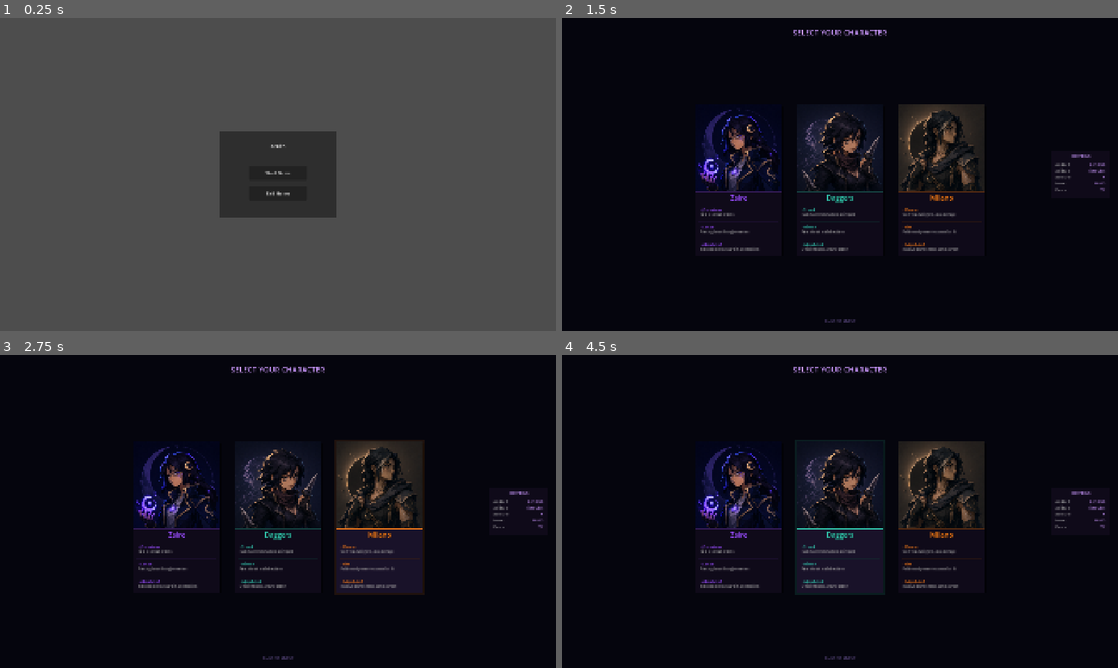
Above: before the commit, frames 1-4 (two rows, left to right).
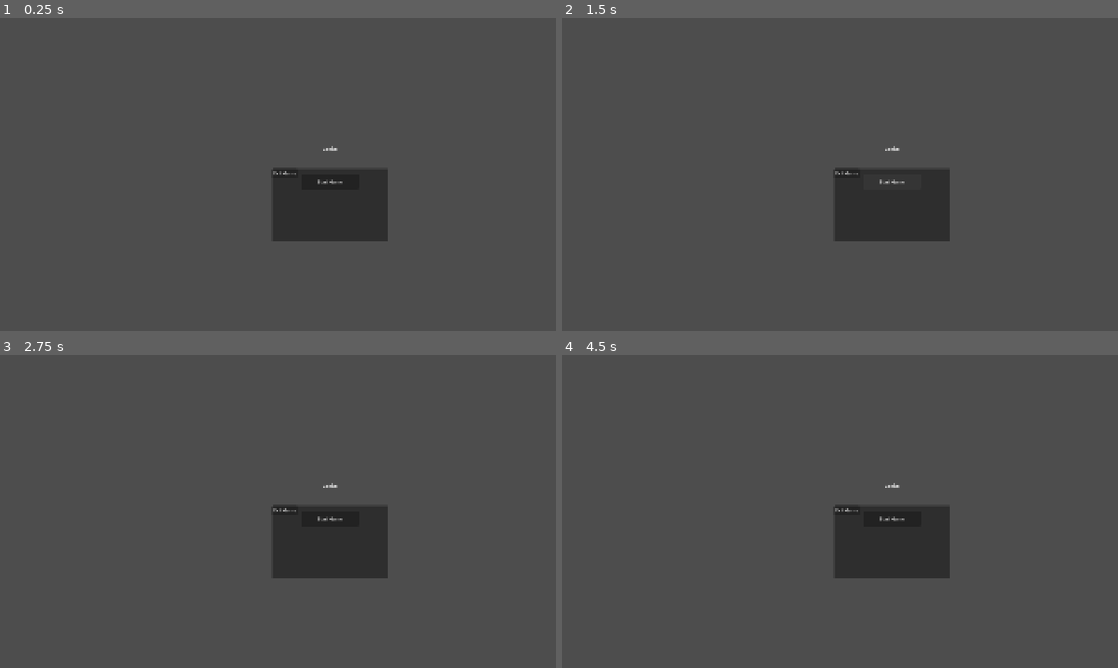
Above: after the commit, the same moments.

Repository: Himanshu-Jorwal/Disorder
Game: Godot game, scene res://Scenes/Menu/bootstrap.tscn
The game is run twice, just before and just after one commit, with the same random seed, the same clock (stepped at 60 frames per second) and the same inputs.
Inputs (mouse positions are in pixels of both pictures, inside the frame that each line leads up to):
- Up to frame 1 (0.25 s): no input
- Up to frame 2 (1.5 s): click "Start Game" at 0.5 s; click (890, 180) at 1.25 s, where only the run after the commit has a clickable "Start Game"
- Up to frame 3 (2.75 s): tap Enter at 2 s; move the mouse to (400, 495) at 2.02 s; hold D from 2.03 s (still down); hold X from 2.03 s (still down); click (400, 495) at 2.17 s
- Up to frame 4 (4.5 s): tap Space at 2.75, 4.25 s; move the mouse to (728, 527) at 2.77 s; release D at 2.78 s; release X at 2.78 s; hold S 2.78-3.53 s; tap X at 2.85, 4.35 s; click (728, 527) at 2.92 s; tap Enter at 3.5 s; move the mouse to (895, 442) at 3.52 s; hold D 3.53-4.28 s; hold X 3.53-4.28 s; click (895, 442) at 3.67 s; move the mouse to (812, 574) at 4.27 s; hold W from 4.28 s (still down); click (812, 574) at 4.42 s

The runs differ from the first frame. In frame 1, 7.0% of the frame differs, in the area x 39-70%, y 36-72%; in frame 2, 99%, in the area x 0-100%, y 0-100%; in frame 3, 99%; in frame 4, 99%.
Error before the commit: Invalid assignment of property or key 'selected_character' with value of type 'int' on a base object of type 'Nil'. (res://Scripts/Menu/character_select.gd:47)
Error after the commit: Invalid access to property or key 'start_pressed' on a base object of type 'null instance'. (res://Scripts/Menu/main_menu.gd:6)

Commit message:
Redesign main menu - drawn in code, minimal dark style

Diff:
--- a/Zenith-0.0.0/Scripts/Menu/main_menu.gd
+++ b/Zenith-0.0.0/Scripts/Menu/main_menu.gd
@@ -1,24 +1,10 @@
 extends CanvasLayer
 
-@onready var panel = $Panel
-@onready var title = $Panel/Title
-@onready var start_button = $Panel/StartButton
-@onready var exit_button = $Panel/ExitButton
-
-const PANEL_SIZE = Vector2(400, 300)
+@onready var menu_draw = $MenuDraw
 
 func _ready():
-	var screen = get_viewport().get_visible_rect().size
-	panel.size = PANEL_SIZE
-	panel.position = (screen - PANEL_SIZE) / 2
-	title.position = Vector2(100, 40)
-	title.size = Vector2(200, 50)
-	start_button.position = Vector2(100, 120)
-	start_button.size = Vector2(200, 50)
-	exit_button.position = Vector2(100, 190)
-	exit_button.size = Vector2(200, 50)
-	start_button.pressed.connect(_on_start)
-	exit_button.pressed.connect(_on_exit)
+	menu_draw.start_pressed.connect(_on_start)
+	menu_draw.exit_pressed.connect(_on_exit)
 
 func _on_start():
 	get_tree().change_scene_to_file("res://Scenes/Menu/character_select.tscn")
--- /dev/null
+++ b/Zenith-0.0.0/Scripts/Menu/menu_draw.gd
@@ -0,0 +1,92 @@
+extends Node2D
+
+signal start_pressed
+signal exit_pressed
+
+var time = 0.0
+var hovered = -1
+
+var buttons = []
+
+func _ready():
+	var screen = get_viewport().get_visible_rect().size
+	var cx = screen.x / 2
+	var cy = screen.y / 2
+	buttons = [
+		{"label": "START GAME", "rect": Rect2(cx - 100, cy + 20, 200, 44)},
+		{"label": "EXIT", "rect": Rect2(cx - 100, cy + 80, 200, 44)},
+	]
+
+func _process(delta):
+	time += delta
+	queue_redraw()
+
+func _input(event):
+	if event is InputEventMouseMotion:
+		hovered = -1
+		for i in range(buttons.size()):
+			if buttons[i].rect.has_point(event.position):
+				hovered = i
+
+	if event is InputEventMouseButton and event.pressed and event.button_index == MOUSE_BUTTON_LEFT:
+		for i in range(buttons.size()):
+			if buttons[i].rect.has_point(event.position):
+				if i == 0:
+					emit_signal("start_pressed")
+				elif i == 1:
+					emit_signal("exit_pressed")
+
+func _draw():
+	var screen = get_viewport().get_visible_rect().size
+	var cx = screen.x / 2
+	var font = ThemeDB.fallback_font
+
+	# Background
+	draw_rect(Rect2(0, 0, screen.x, screen.y), Color(0.02, 0.02, 0.03))
+
+	# Subtle grid
+	for i in range(0, int(screen.x), 80):
+		draw_line(Vector2(i, 0), Vector2(i, screen.y), Color(1, 1, 1, 0.02), 1.0)
+	for i in range(0, int(screen.y), 80):
+		draw_line(Vector2(0, i), Vector2(screen.x, i), Color(1, 1, 1, 0.02), 1.0)
+
+	# Border lines
+	draw_line(Vector2(0, 2), Vector2(screen.x, 2), Color(0.3, 0.3, 0.3, 0.4), 1.0)
+	draw_line(Vector2(0, screen.y - 2), Vector2(screen.x, screen.y - 2), Color(0.3, 0.3, 0.3, 0.4), 1.0)
+
+	# ZENITH title
+	var title = "ZENITH"
+	var title_size = 72
+	var ts = font.get_string_size(title, HORIZONTAL_ALIGNMENT_LEFT, -1, title_size)
+	draw_string(font, Vector2(cx - ts.x / 2 + 3, screen.y / 2 - 100 + 3), title, HORIZONTAL_ALIGNMENT_LEFT, -1, title_size, Color(0, 0, 0, 0.8))
+	draw_string(font, Vector2(cx - ts.x / 2, screen.y / 2 - 100), title, HORIZONTAL_ALIGNMENT_LEFT, -1, title_size, Color(0.95, 0.95, 0.95, 1.0))
+
+	# Thin line under title
+	var line_width = ts.x * 1.2
+	draw_line(Vector2(cx - line_width / 2, screen.y / 2 - 30), Vector2(cx + line_width / 2, screen.y / 2 - 30), Color(0.4, 0.4, 0.4, 0.5), 1.0)
+
+	# Buttons
+	for i in range(buttons.size()):
+		var btn = buttons[i]
+		var is_hovered = i == hovered
+		var bg_col = Color(0.12, 0.12, 0.12) if is_hovered else Color(0.06, 0.06, 0.06)
+		var border_col = Color(0.6, 0.6, 0.6, 0.8) if is_hovered else Color(0.25, 0.25, 0.25, 0.6)
+		var text_col = Color(1.0, 1.0, 1.0) if is_hovered else Color(0.75, 0.75, 0.75)
+
+		# Button background
+		draw_rect(btn.rect, bg_col)
+		draw_rect(btn.rect, border_col, false, 1.0)
+
+		# Button text
+		var font_size = 14
+		var label_size = font.get_string_size(btn.label, HORIZONTAL_ALIGNMENT_LEFT, -1, font_size)
+		var lx = btn.rect.position.x + btn.rect.size.x / 2 - label_size.x / 2
+		var ly = btn.rect.position.y + btn.rect.size.y / 2 + label_size.y / 2 - 4
+		draw_string(font, Vector2(lx, ly), btn.label, HORIZONTAL_ALIGNMENT_LEFT, -1, font_size, text_col)
+
+	# Credits
+	var credits = "developed by Deva Path   github.com/Himanshu-Jorwal"
+	draw_string(font, Vector2(15, screen.y - 14), credits, HORIZONTAL_ALIGNMENT_LEFT, -1, 11, Color(0.3, 0.3, 0.3, 0.6))
+
+	# Version
+	draw_string(font, Vector2(screen.x - 60, screen.y - 14), "v0.0.0", HORIZONTAL_ALIGNMENT_LEFT, -1, 11, Color(0.3, 0.3, 0.3, 0.5))
